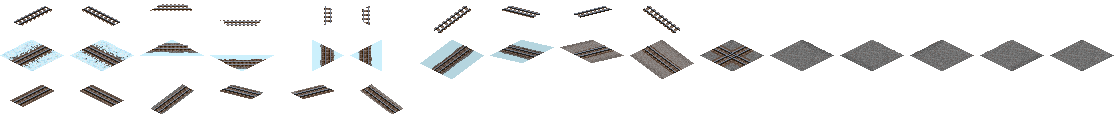
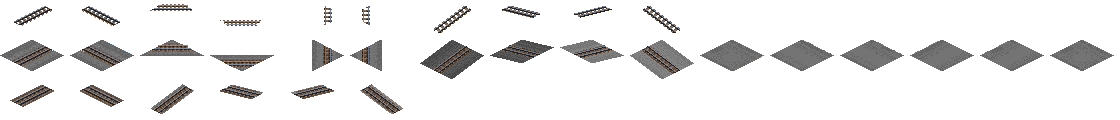
The second 1120px x 120px image is a revision of the first. Changes to its layers:
showed group "Shinkansen" (3 layers) over (0, 40, 1114, 79)
showed "New Slabs" over (0, 40, 1114, 79)
